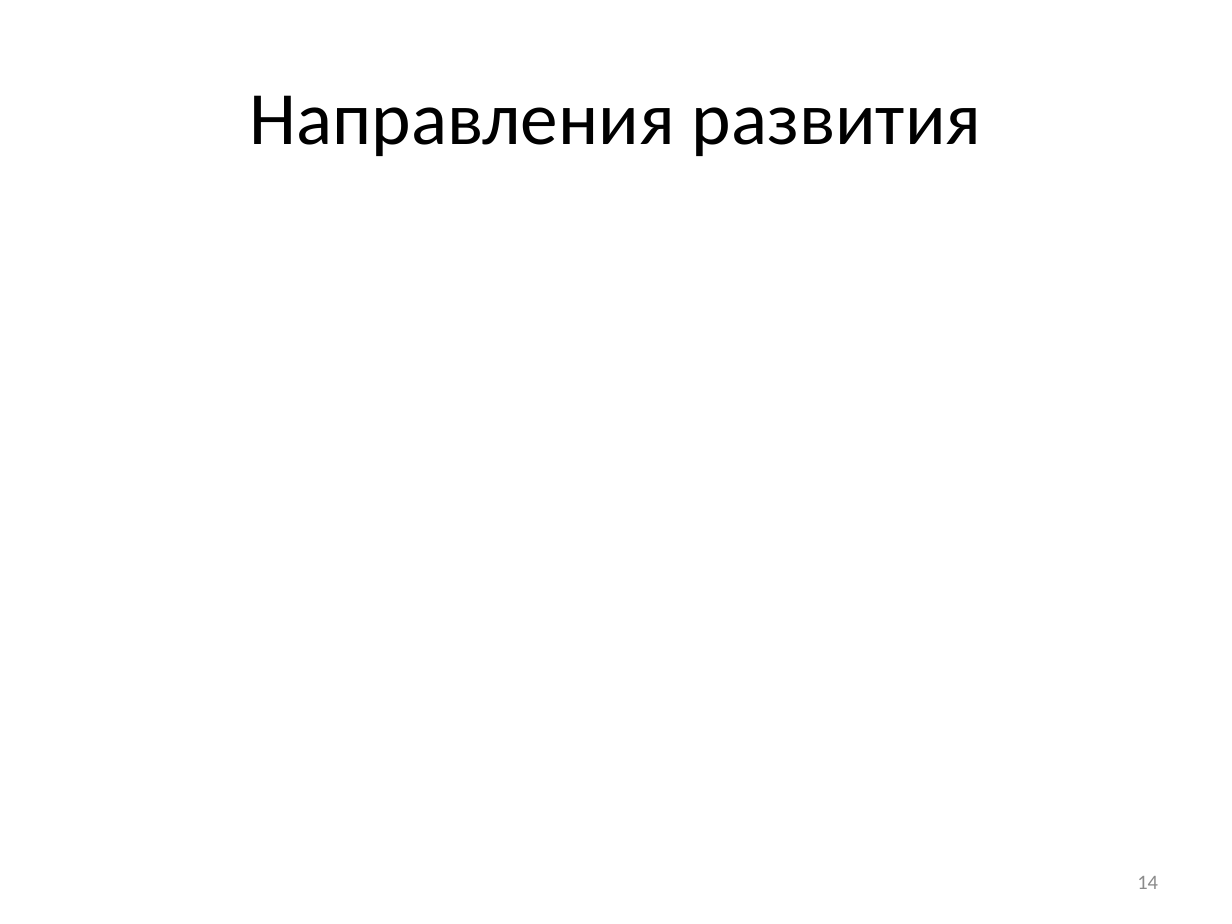
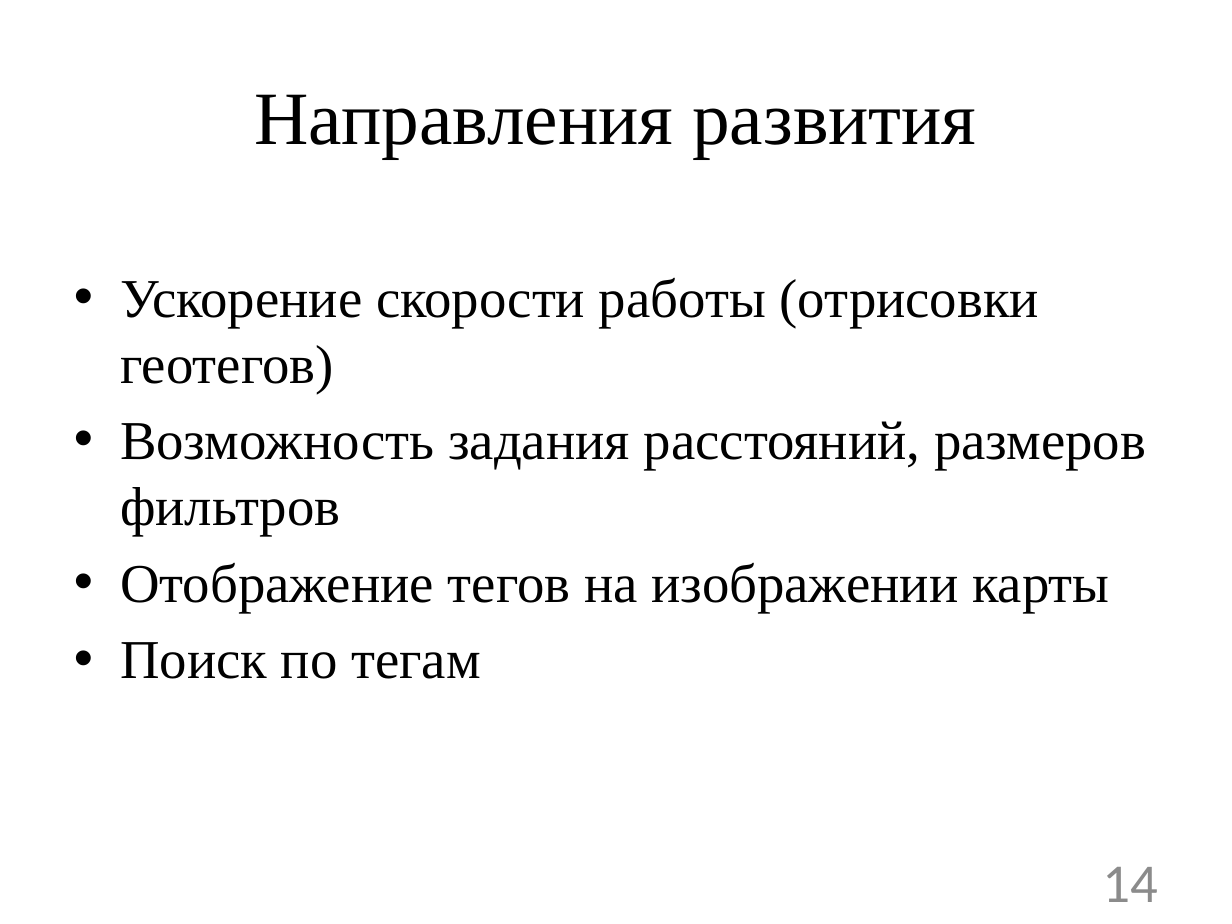
Before and after one commit to geo2tag/geocube, a slide deck: slide 14 of Диплом презентация.pptx. Drawn at 1232x924 pixels with LibreOffice and Linux fonts; fonts in the diff are those of the drawing. Boxes give left, top, right and bottom in pixels: in the first picture for what was removed or moved away, otherwise in the second. Text is boxed around its words. In the diff, an @@ line names an element or a change of style, - is before the commit and + after.

```diff
--- a/Диплом презентация.pptx
+++ b/Диплом презентация.pptx
@@ title "Направления развития" at [255, 94, 976, 158]: font Calibri to Times New Roman @@
@@ text added at [120, 277, 1146, 679], 32 pt, text #000000 @@
+• Ускорение скорости работы (отрисовки геотегов)
+• Возможность задания расстояний, размеров фильтров
+• Отображение тегов на изображении карты
+• Поиск по тегам
@@ page number at [1102, 867, 1157, 902]: size 12 to 32 pt @@
```
Also in this commit, not shown: 3 other slides changed, 4 other files.
